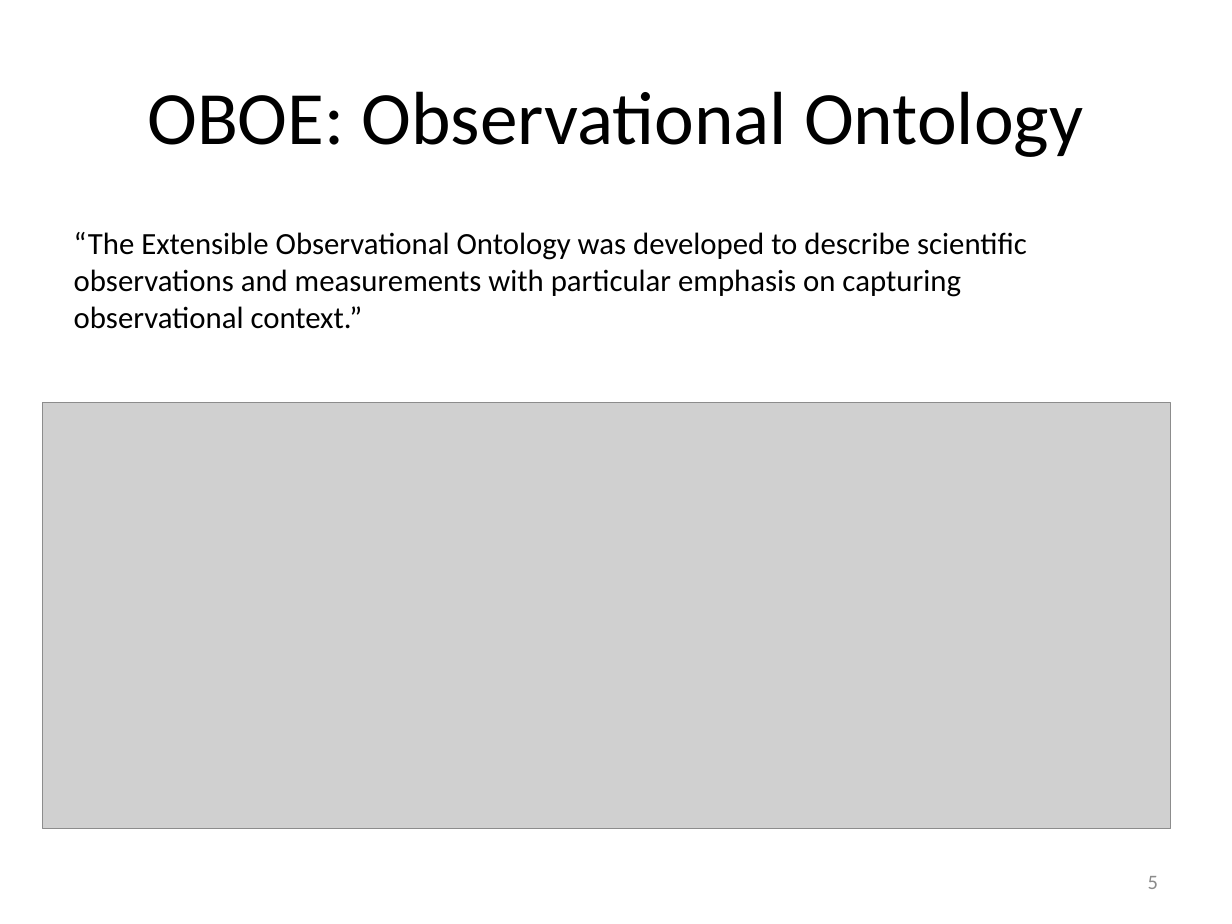
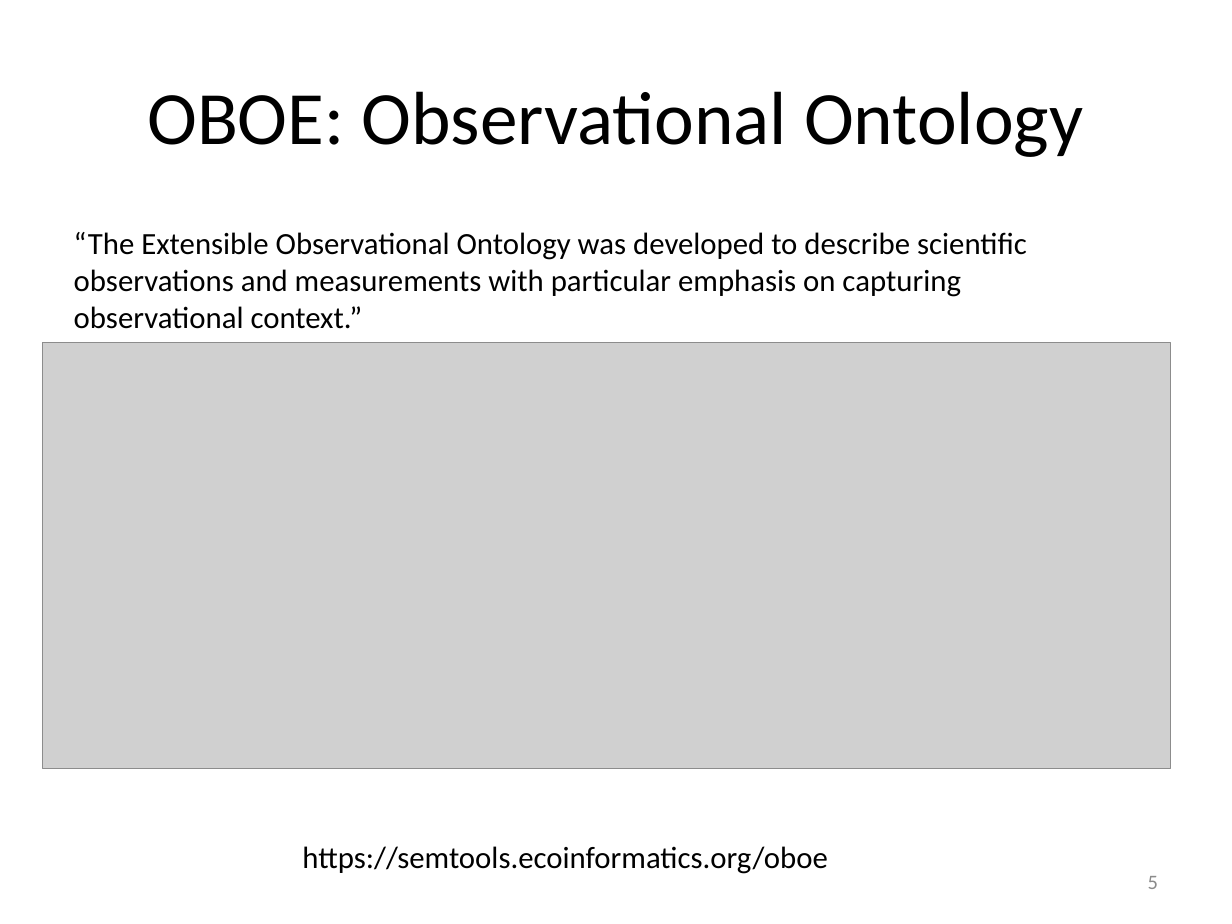
Before and after one commit to roomthily/ELSeWeb, a slide deck: slide 5 of documents/presentations/2013/ELSEweb-EDAC-PROV.pptx. Drawn at 1232x924 pixels with LibreOffice and Linux fonts; fonts in the diff are those of the drawing; grey boxes stand for pictures. Boxes give left, top, right and bottom in pixels: in the first picture for what was removed or moved away, otherwise in the second. Text is boxed around its words. In the diff, an @@ line names an element or a change of style, - is before the commit and + after.

```diff
--- a/documents/presentations/2013/ELSEweb-EDAC-PROV.pptx
+++ b/documents/presentations/2013/ELSEweb-EDAC-PROV.pptx
@@ picture: place and size @@
-picture at <box>43,403,1170,829</box>
+picture at <box>43,342,1170,769</box>
@@ text added at <box>302,846,827,874</box>, 18 pt, text #000000 @@
+https://semtools.ecoinformatics.org/oboe
```
Also in this commit, not shown: 7 other slides changed, 1 slide added, 1 other file.
